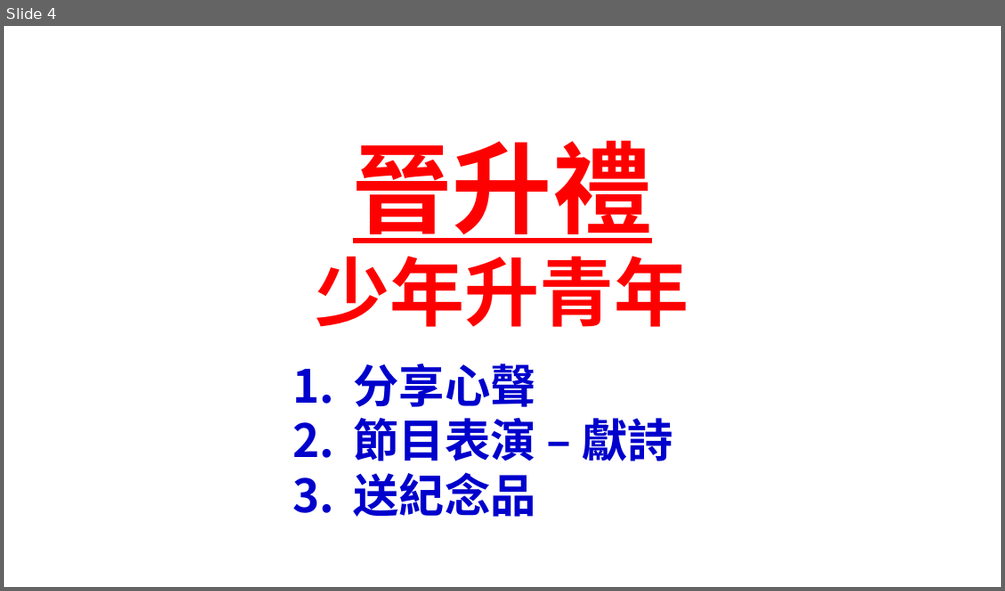
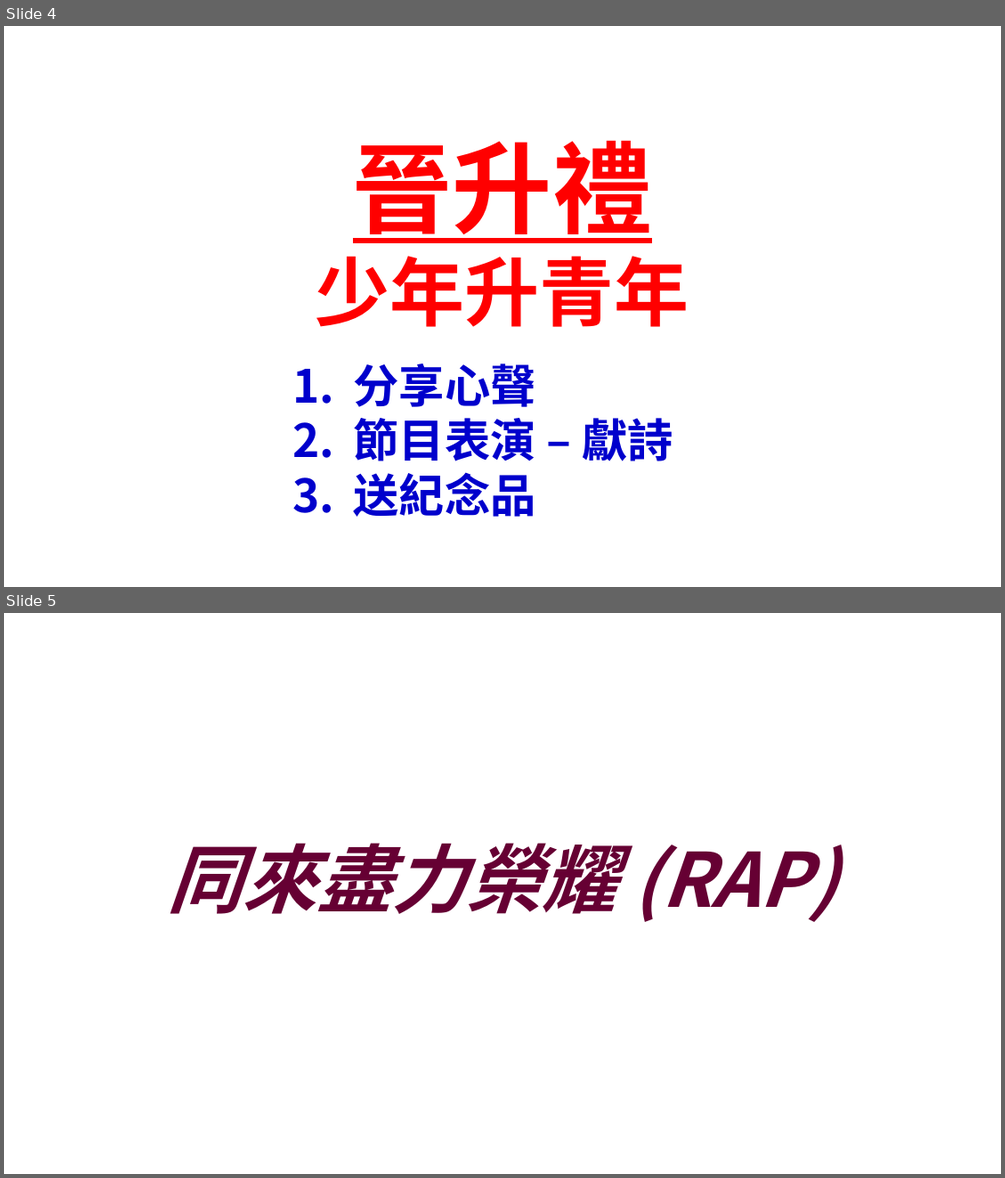
Before and after one commit to batisuoc/bible-school, a slide deck: 2022年主日學結業禮頒獎.pptx. Shown one above the other, each under a label of ours: slide 4 before the commit, slides 4 and 5 after it. The pictures are 1005x591 and 1005x1178 pixels, drawn with LibreOffice and Linux fonts; fonts in the diff are those of the drawing; background and template pictures are left out. Boxes give left, top, right and bottom in pixels: in the first picture for what was removed or moved away, otherwise in the second. Text is boxed around its words. In the diff, an @@ line names an element or a change of style, - is before the commit and + after.

```diff
--- a/2022年主日學結業禮頒獎.pptx
+++ b/2022年主日學結業禮頒獎.pptx
@@ slide 5 added at (x1=4, y1=613, x2=1001, y2=1174), background picture (left out) @@
@@ title added at (x1=167, y1=843, x2=838, y2=922), 72 pt, text #660033, bold, italic @@
+同來盡力榮耀 (RAP)
```
Also in this commit, not shown: 18 other slides added.
